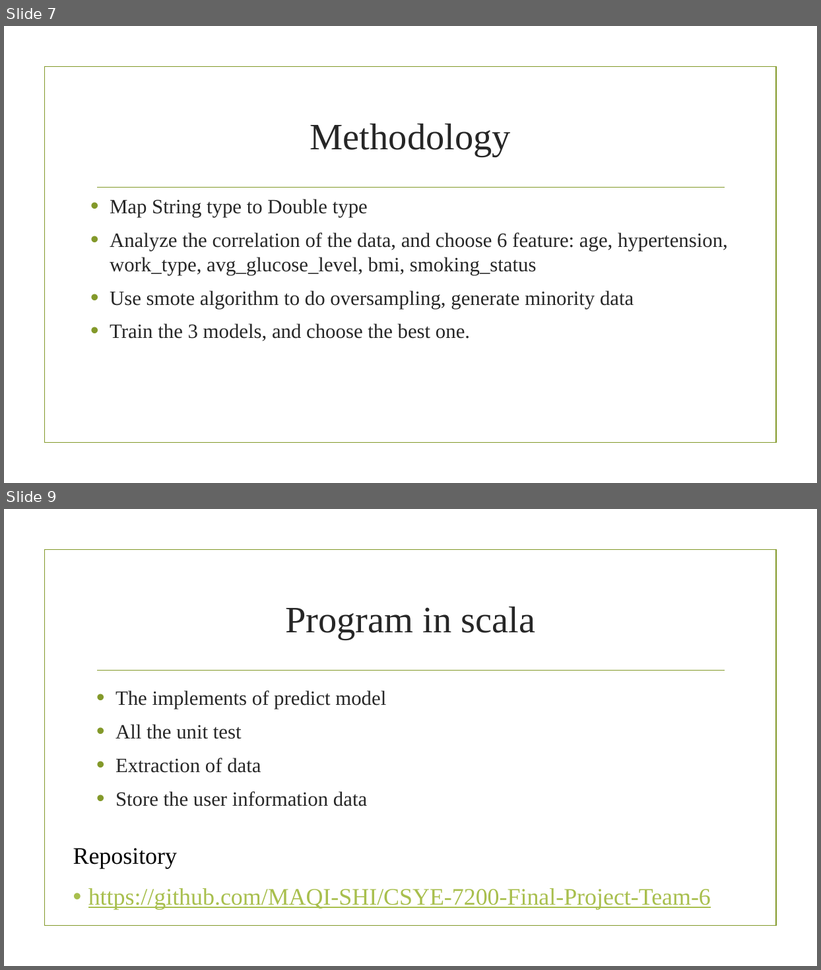
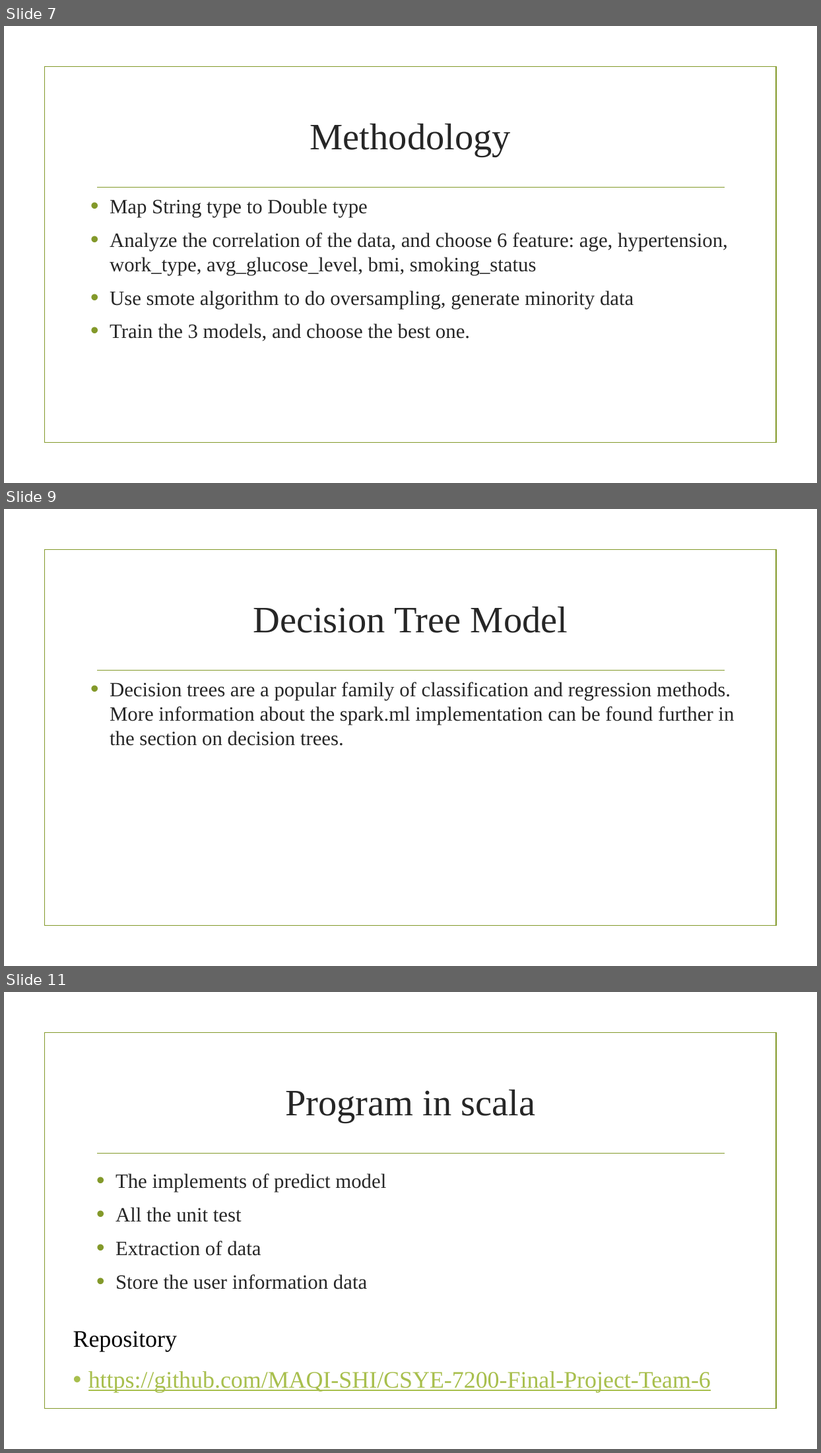
Before and after one commit to MAQI-SHI/CSYE-7200-Final-Project-Team-6, a slide deck: finalPresentation.pptx. Shown one above the other, each under a label of ours: slides 7 and 9 before the commit, slides 7, 9 and 11 after it; the slides between them are not shown. The pictures are 821x970 and 821x1453 pixels, drawn with LibreOffice and Linux fonts; fonts in the diff are those of the drawing; background and template pictures are left out. Boxes give left, top, right and bottom in pixels: in the first picture for what was removed or moved away, otherwise in the second. Text is boxed around its words. In the diff, an @@ line names an element or a change of style, - is before the commit and + after.

```diff
--- a/finalPresentation.pptx
+++ b/finalPresentation.pptx
@@ slide 9 added at [4,509,817,966], background picture (left out); not listed: 2 template elements that a slide beside it also shows @@
@@ title added at [253,607,568,633], 44 pt, text #262626 @@
+Decision Tree Model
@@ text added at [110,682,734,746], 24 pt, text #262626 @@
+• Decision trees are a popular family of classification and regression methods. More information about the spark.ml implementation can be found further in the section on decision trees.
@@ what was slide 9 is now slide 11 @@
```
Also in this commit, not shown: 1 slide changed, 1 other slide added, 1 other file.
